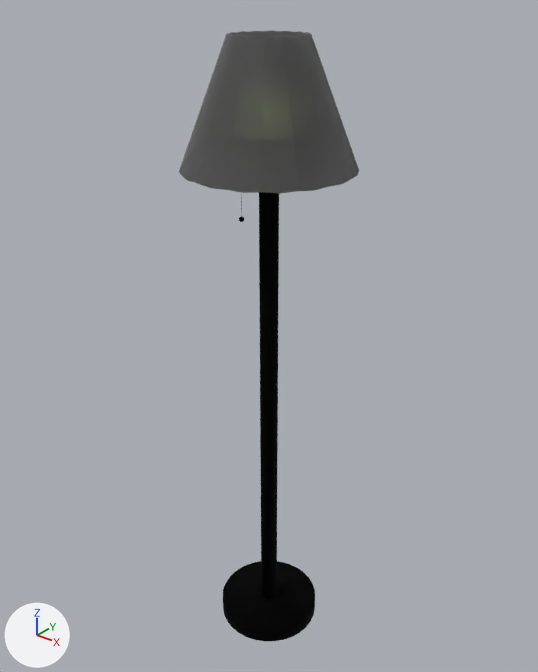
The glTF model public/models/LampDown/lampDown.glb: old version first, new version second.
Rendered twice from a 50 mm camera at (1.136, -1.42, 1.892) aimed at (-0.026, 0.033, 0.991). Arrows for +X, +Y and +Z are at lower left; the lights stay in place. Where no turn or scale is listed for an object, it has been applied to the vertices.
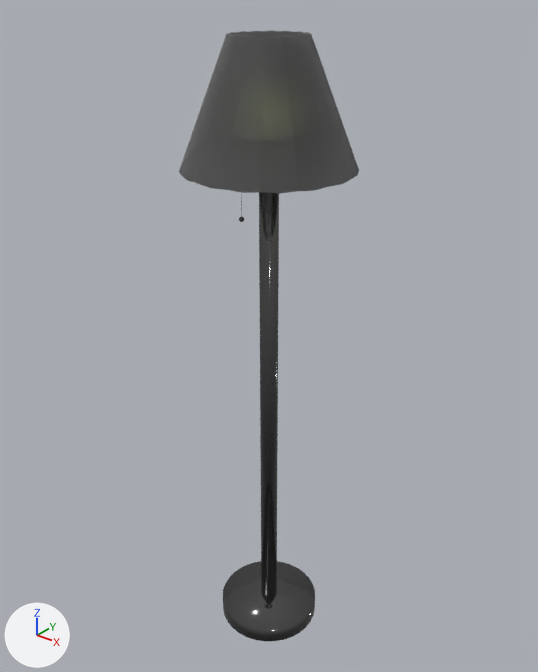
The newer file is also turned or shifted as a whole; pictures and numbers use the older file's frame.

Changed parts and their boxes [x1, y1, x2, y2] in the pictures (538 x 672 px):
'Cylinder.001', recoloured: [259, 192, 279, 599] in both
'Cylinder', recoloured (black to grey): [223, 561, 315, 641] in both
'Sphere.001', recoloured: [239, 217, 244, 222] in both

What changed in the scene script:
```text
Change mat_metal:
    mat_metal.base_color: (0.0, 0.0, 0.0) -> (0.124, 0.124, 0.124)  # black #000000 -> dark grey #636363
```
